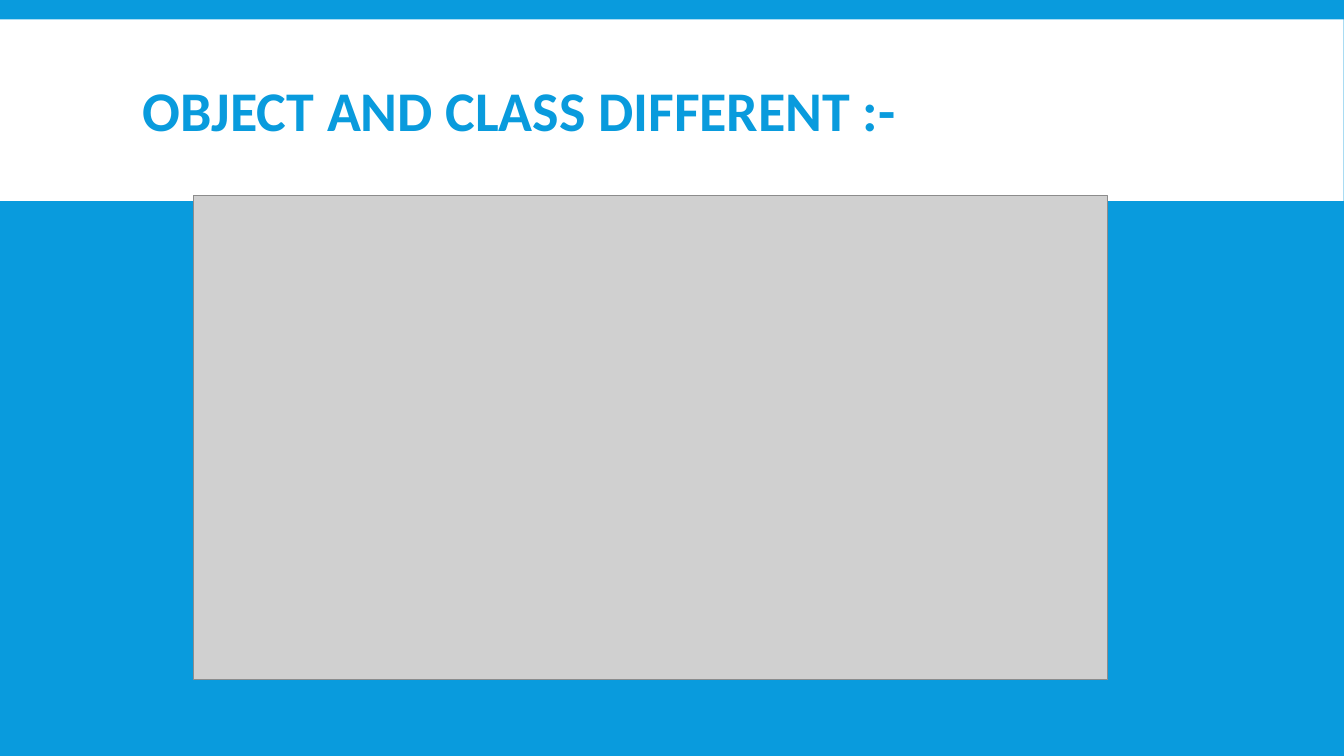
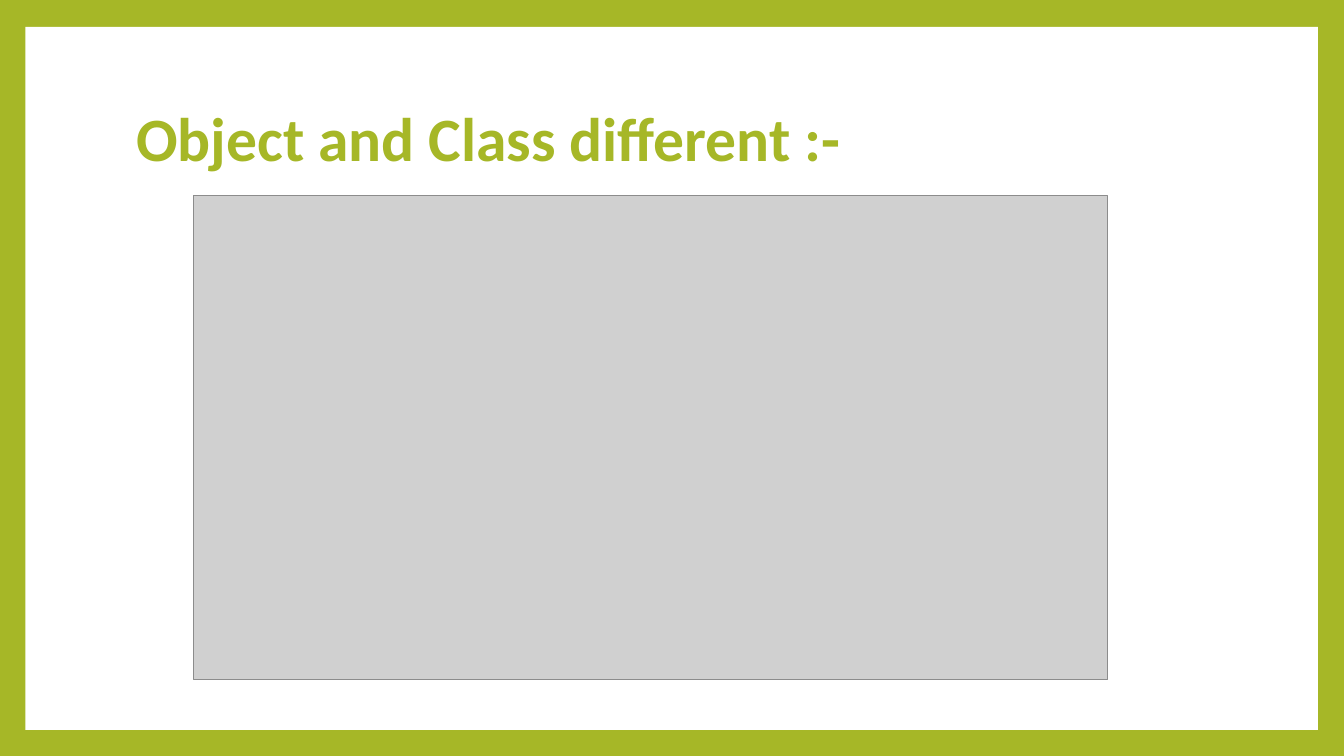
Before and after one commit to ramimhossain12/Java-Programming-Tutorial-OOP-Exercises, a slide deck: slide 4 of java tutarial for OOP/Object and Classes1.pptx. Drawn at 1344x756 pixels with LibreOffice and Linux fonts; fonts in the diff are those of the drawing; grey boxes stand for pictures. Boxes give left, top, right and bottom in pixels: in the first picture for what was removed or moved away, otherwise in the second. Text is boxed around its words. In the diff, an @@ line names an element or a change of style, - is before the commit and + after.

Commit message:
theme change

```diff
--- a/java tutarial for OOP/Object and Classes1.pptx
+++ b/java tutarial for OOP/Object and Classes1.pptx
@@ background #099BDD to #A6B727 @@
@@ rectangle: place and size @@
-rectangle at <box>0,19,1344,201</box>
+rectangle at <box>25,27,1318,730</box>
@@ title at <box>136,117,791,172</box>: text changed; size 40 to 44 pt; text colour #099BDD to #A6B727 @@
-OBJECT AND CLASS DIFFERENT :-
+Object and Class different :-
```
Also in this commit, not shown: 5 other slides changed.
